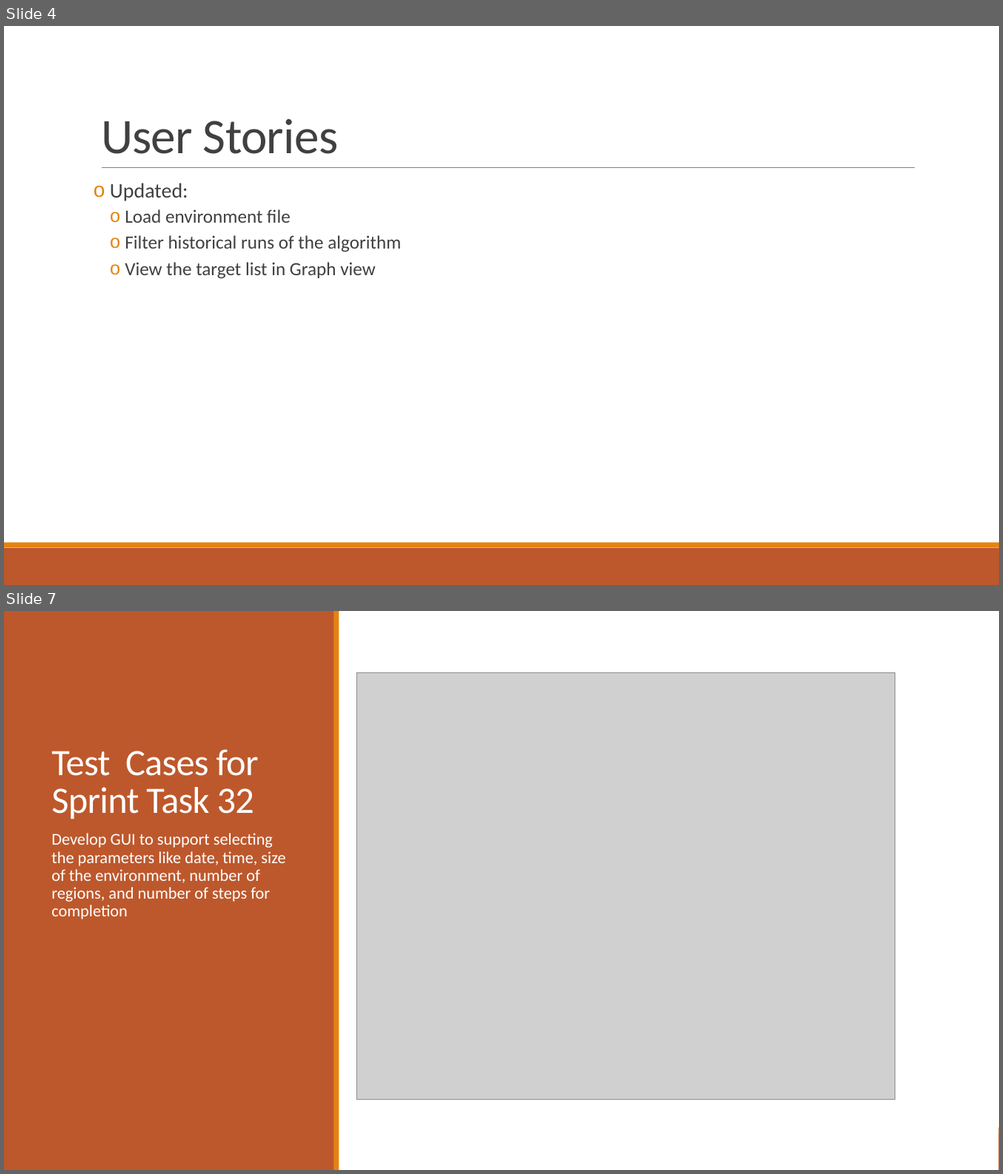
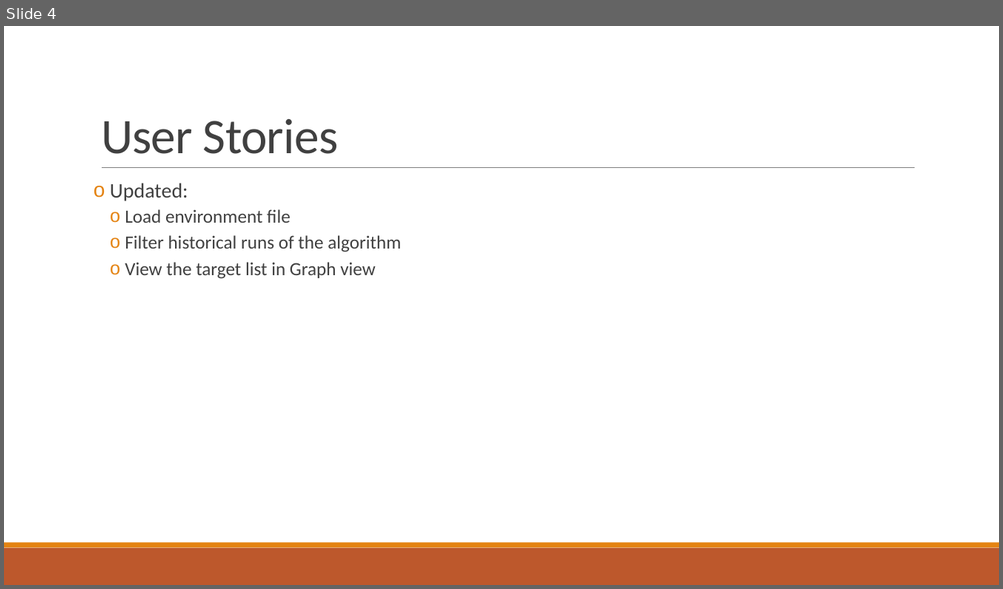
Before and after one commit to 2012215434/CS744, a slide deck: documents/set6/Presentation6.pptx. Shown one above the other, each under a label of ours: slides 4 and 7 before the commit, slide 4 after it; the slides between them are not shown. The pictures are 1003x1174 and 1003x589 pixels, drawn with LibreOffice and Linux fonts; fonts in the diff are those of the drawing; grey boxes stand for pictures. Boxes give left, top, right and bottom in pixels: in the first picture for what was removed or moved away, otherwise in the second. Text is boxed around its words. In the diff, an @@ line names an element or a change of style, - is before the commit and + after.

```diff
--- a/documents/set6/Presentation6.pptx
+++ b/documents/set6/Presentation6.pptx
@@ slide 7 removed at (x1=4, y1=611, x2=999, y2=1170), background #FFFFFF; not listed: 2 template elements that a slide beside it also shows @@
@@ rectangle removed at (x1=4, y1=611, x2=999, y2=1170) @@
@@ rectangle removed at (x1=4, y1=611, x2=335, y2=1170) @@
@@ rectangle removed at (x1=334, y1=611, x2=339, y2=1170) @@
@@ picture removed at (x1=357, y1=673, x2=895, y2=1099) @@
@@ title removed at (x1=51, y1=749, x2=259, y2=819) @@
-Test Cases for
-Sprint Task 32
@@ text removed at (x1=51, y1=833, x2=285, y2=920) @@
-  Develop GUI to support selecting the parameters like date, time, size of the environment, number of regions, and number of steps for completion
```
Also in this commit, not shown: 3 slides changed, 1 slide added, 3 other files.
